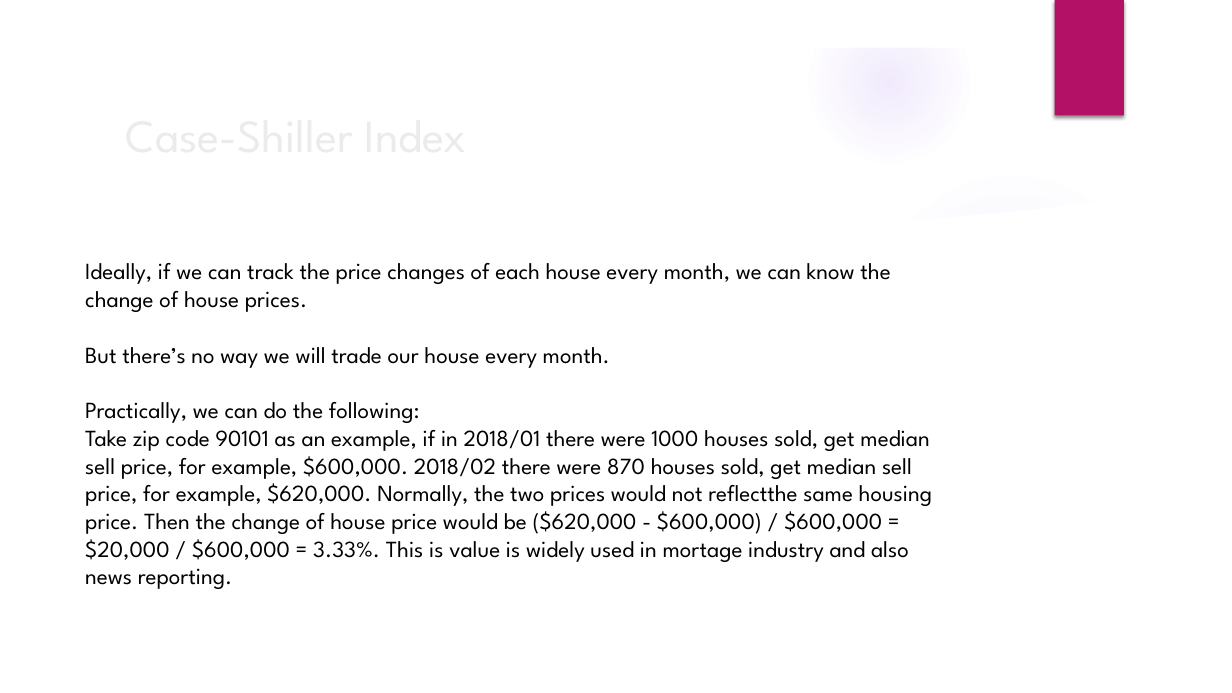
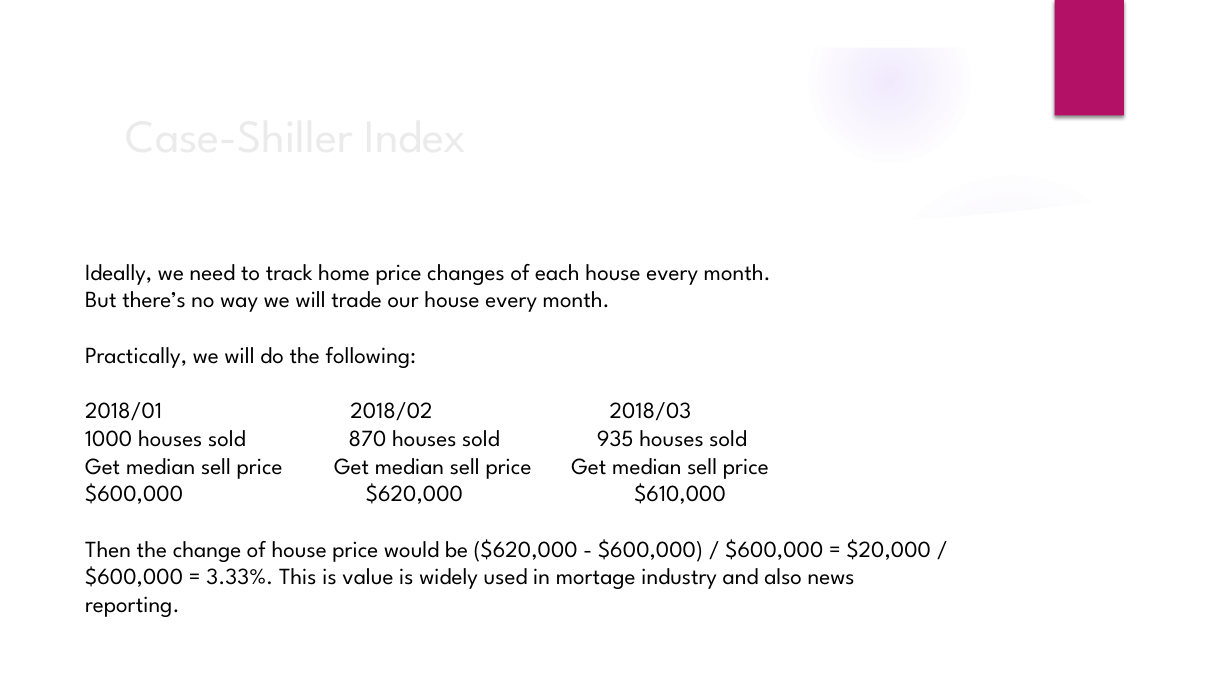
Before and after one commit to EllaJia/stat-data-analysis, a slide deck: slide 10 of Project 4 - Descriptions/Project 4 - Descriptions.pptx. Drawn at 1232x693 pixels with LibreOffice and Linux fonts; fonts in the diff are those of the drawing; background and template pictures are left out. Boxes give left, top, right and bottom in pixels: in the first picture for what was removed or moved away, otherwise in the second. Text is boxed around its words. In the diff, an @@ line names an element or a change of style, - is before the commit and + after.

```diff
--- a/Project 4 - Descriptions/Project 4 - Descriptions.pptx
+++ b/Project 4 - Descriptions/Project 4 - Descriptions.pptx
@@ text at [85, 264, 771, 285]: text changed @@
-Ideally, if we can track the price changes of each house every month, we can know the change of house prices.
+Ideally, we need to track home price changes of each house every month.
@@ text at [85, 347, 931, 617]: text changed @@
-Practically, we can do the following:
-Take zip code 90101 as an example, if in 2018/01 there were 1000 houses sold, get median sell price, for example, $600,000. 2018/02 there were 870 houses sold, get median sell price, for example, $620,000. Normally, the two prices would not reflectthe same housing price. Then the change of house price would be ($620,000 - $600,000) / $600,000 = $20,000 / $600,000 = 3.33%. This is value is widely used in mortage industry and also news reporting.
+Practically, we will do the following:
+2018/01 2018/02 2018/03
+1000 houses sold 870 houses sold 935 houses sold
+Get median sell price Get median sell price Get median sell price
+$600,000 $620,000 $610,000
+Then the change of house price would be ($620,000 - $600,000) / $600,000 = $20,000 / $600,000 = 3.33%. This is value is widely used in mortage industry and also news reporting.
```
Also in this commit, not shown: 1 slide added, 6 other files.
